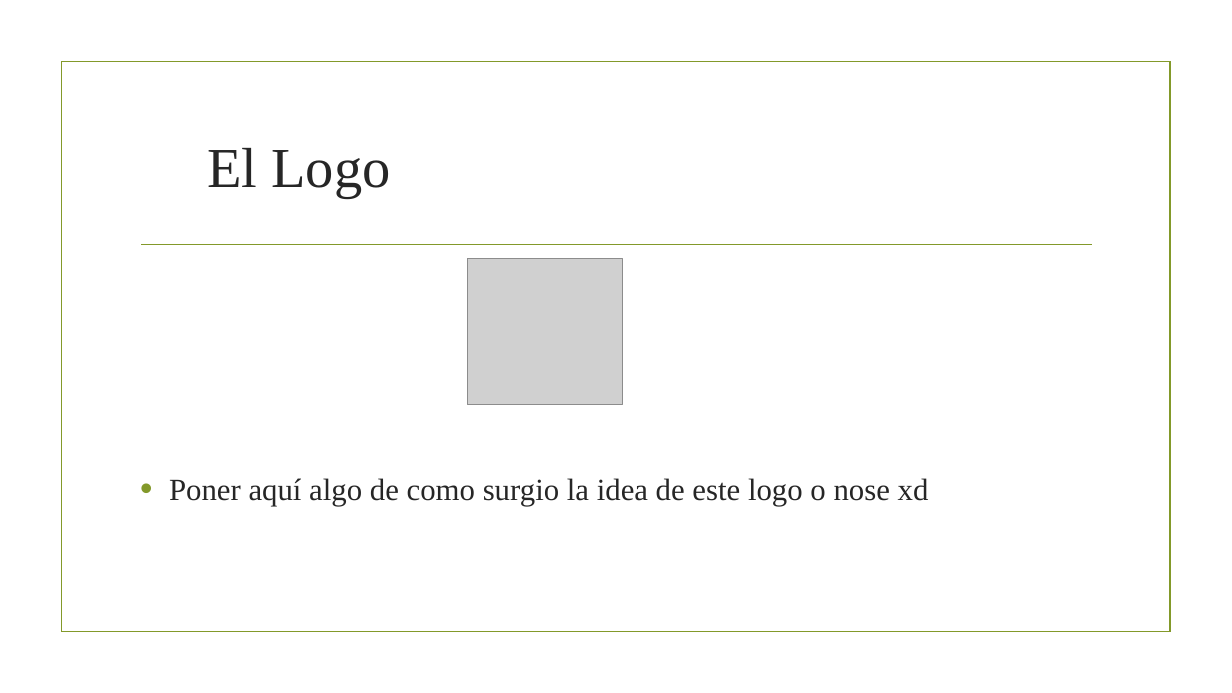
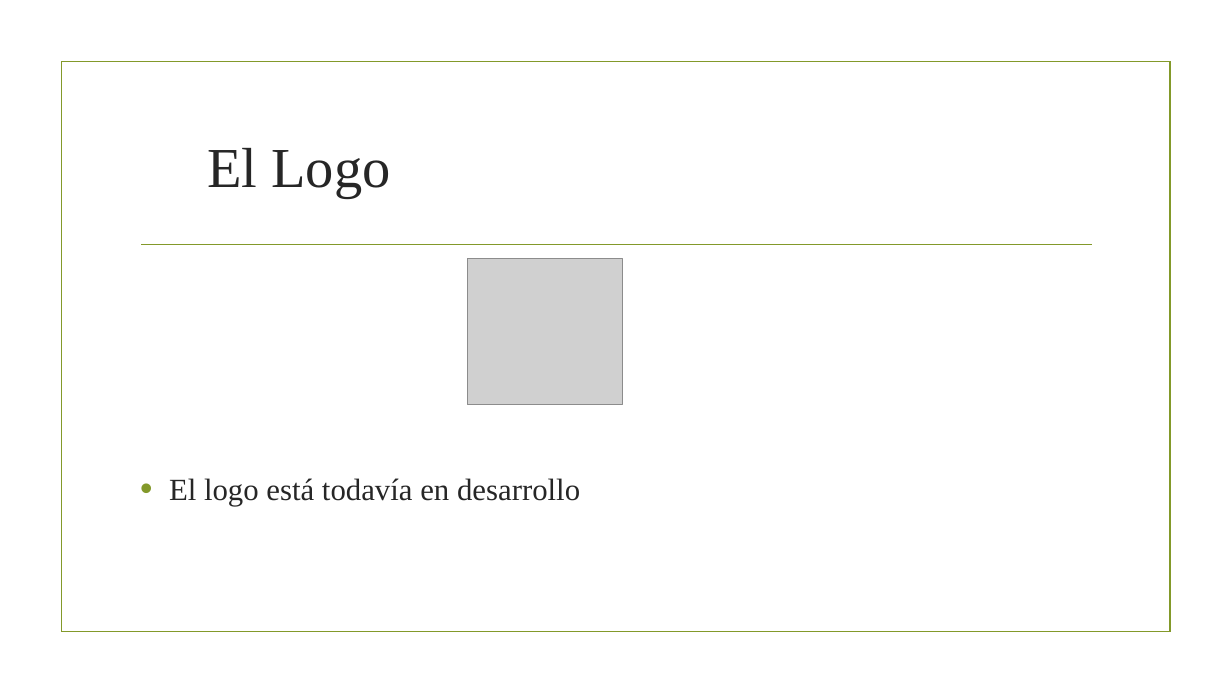
Before and after one commit to HectorSanchezLuque/PIdam2122verde, a slide deck: slide 5 of worktab.pptx (slide 6 before the commit). Drawn at 1232x693 pixels with LibreOffice and Linux fonts; fonts in the diff are those of the drawing; grey boxes stand for pictures; background and template pictures are left out. Boxes give left, top, right and bottom in pixels: in the first picture for what was removed or moved away, otherwise in the second. Text is boxed around its words. In the diff, an @@ line names an element or a change of style, - is before the commit and + after.

```diff
--- a/worktab.pptx
+++ b/worktab.pptx
@@ text at <box>169,478,580,507</box>: text changed @@
-• Poner aquí algo de como surgio la idea de este logo o nose xd
+• El logo está todavía en desarrollo
```
Also in this commit, not shown: 5 other slides changed, 6 slides added, 12 slides removed.
